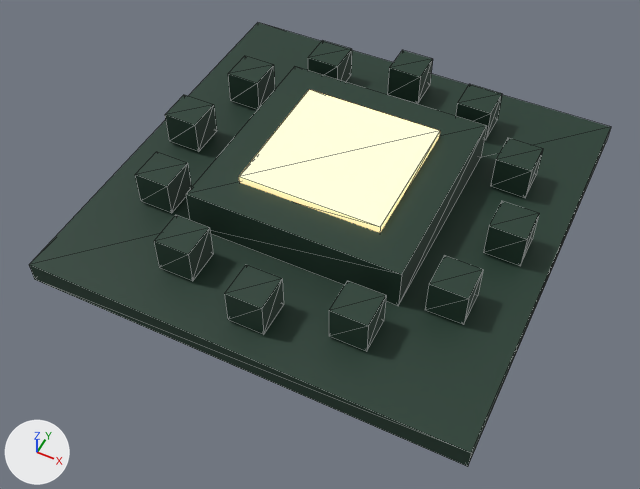
Renders of the glTF model apps/web/public/models/A2.glb from each side of a commit.
Rendered twice from a 50 mm camera at (0.365, -0.796, 0.897) aimed at (0.003, -0.072, -0.008). Lighting does not change. The marker at lower left points along +X, +Y and +Z. The older version comes first. Mesh edges are drawn as thin lines. Where no turn or scale is listed for an object, it has been applied to the vertices.
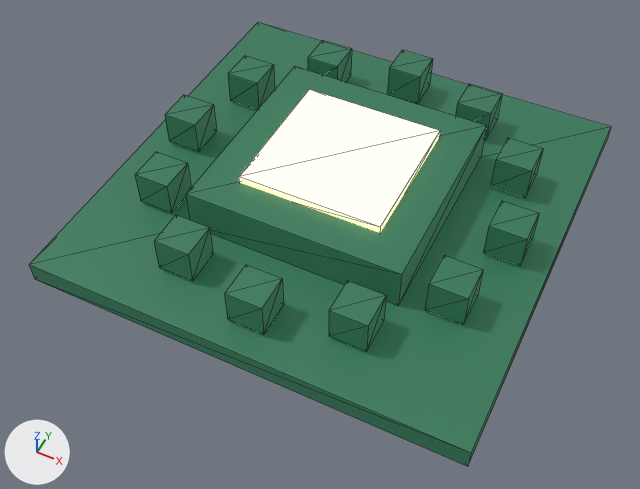
What the commit changed:
Material 'Material_0' (mat_material_0) changes colour from dark green #1f3a2d to dark green #2f6b4f; in linear values from (0.0137, 0.0423, 0.0262) to (0.0284, 0.147, 0.0782).
In material 'Material_0' (mat_material_0), emission_color is now set to (0.0284, 0.147, 0.0782), dark green #2f6b4f.
In material 'Material_0' (mat_material_0), emission_strength is now set to 0.32.
In material 'Material_1' (mat_material_1), emission_strength goes from 0.9 to 1.4.

Location of each change, [x1, y1, x2, y2] in pixels of the pictures (640 x 489 px):
'Mesh_0', recoloured, surface changed (lighter)
    both: [29, 23, 611, 466]
'Mesh_1', surface changed
    both: [239, 90, 440, 233]
